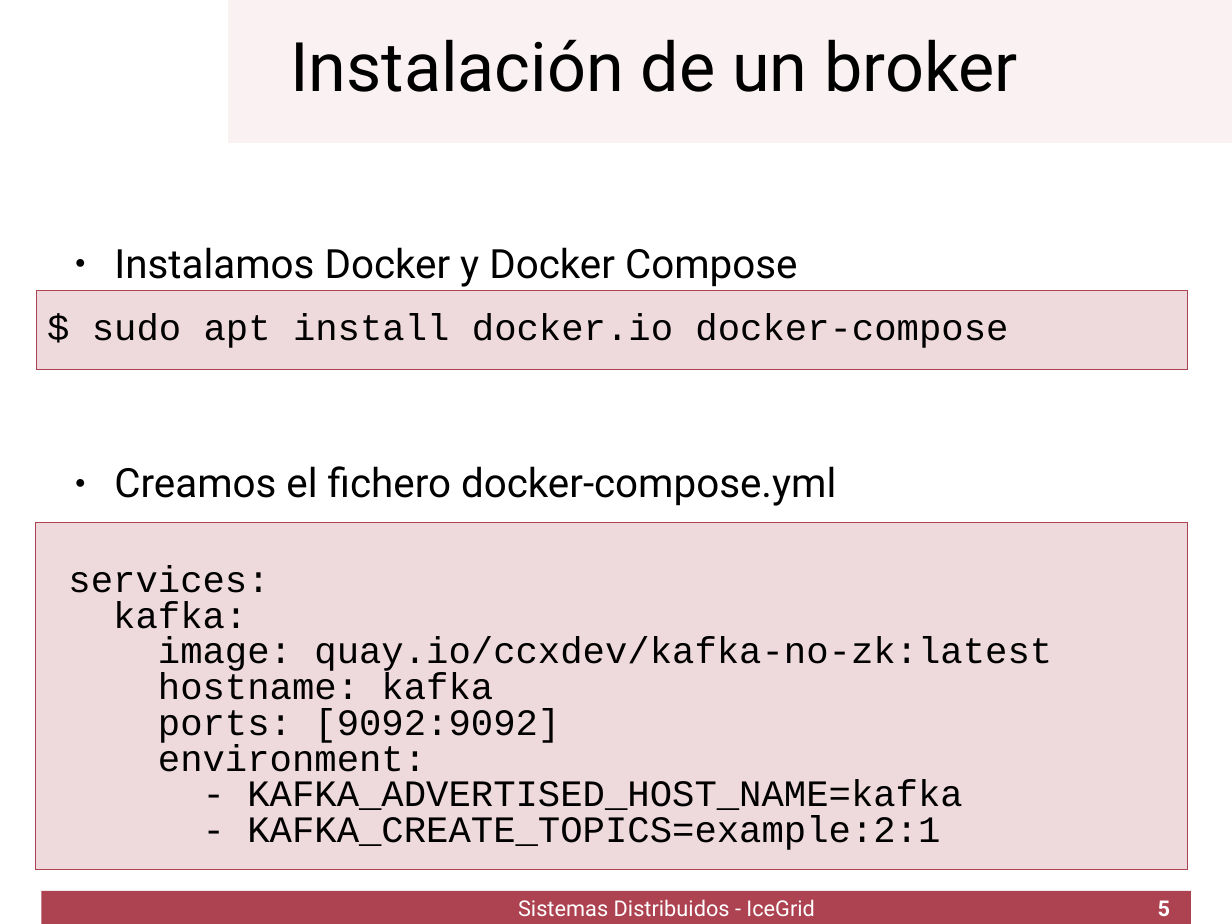
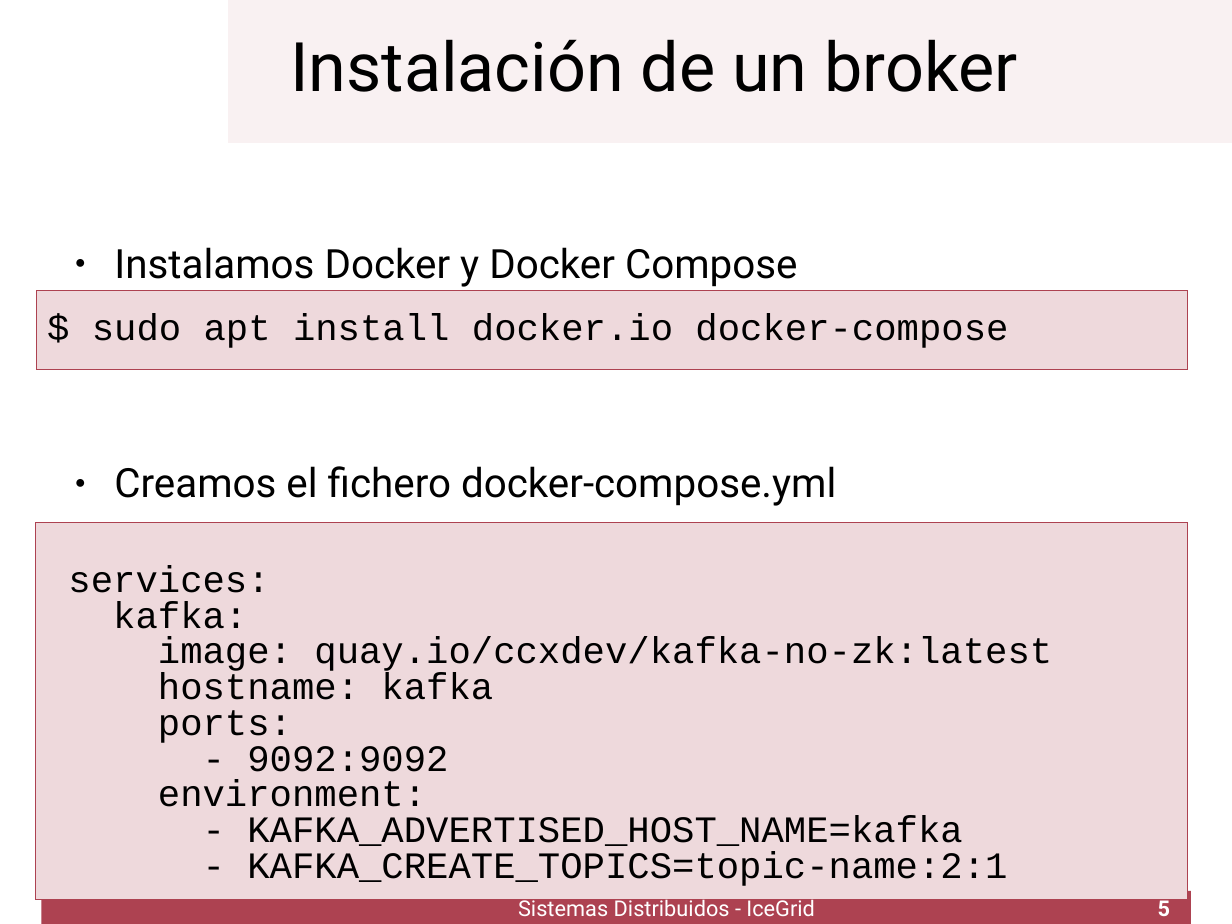
Before and after one commit to UCLM-ESI/ssdd.kafka-lab, a slide deck: slide 5 of kafka1.odp. Drawn at 1232x924 pixels with LibreOffice and Linux fonts; fonts in the diff are those of the drawing; background and template pictures are left out. Boxes give left, top, right and bottom in pixels: in the first picture for what was removed or moved away, otherwise in the second. Text is boxed around its words. In the diff, an @@ line names an element or a change of style, - is before the commit and + after.

Commit message:
Slides ++

```diff
--- a/kafka1.odp
+++ b/kafka1.odp
@@ title "services: kafka: image: quay.io/ccxdev/kafka-no-zk:latest ho ...": place and size @@
-title "services: kafka: image: quay.io/ccxdev/kafka-no-zk:latest ho ..." at bbox=[36, 522, 1188, 870]
+title "services: kafka: image: quay.io/ccxdev/kafka-no-zk:latest ho ..." at bbox=[36, 522, 1188, 899]
@@ title at bbox=[68, 565, 1052, 886]: text changed @@
-services:
-kafka:
-image: quay.io/ccxdev/kafka-no-zk:latest
-hostname: kafka
-ports: [9092:9092]
-environment:
-- KAFKA_ADVERTISED_HOST_NAME=kafka
-- KAFKA_CREATE_TOPICS=example:2:1
+services:
+kafka:
+image: quay.io/ccxdev/kafka-no-zk:latest
+hostname: kafka
+ports:
+- 9092:9092
+environment:
+- KAFKA_ADVERTISED_HOST_NAME=kafka
+- KAFKA_CREATE_TOPICS=topic-name:2:1
```
Also in this commit, not shown: 2 other slides changed, 2 slides added, 1 slide removed.
